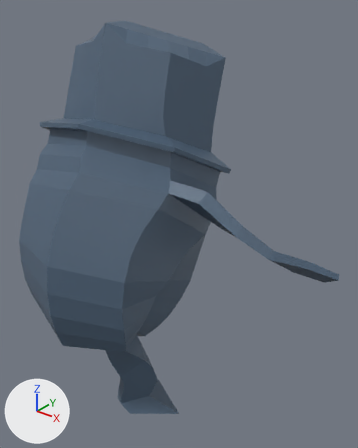
The FBX model HackNSlash0.5/Assets/Models/KnightRun.fbx: old version first, new version second.
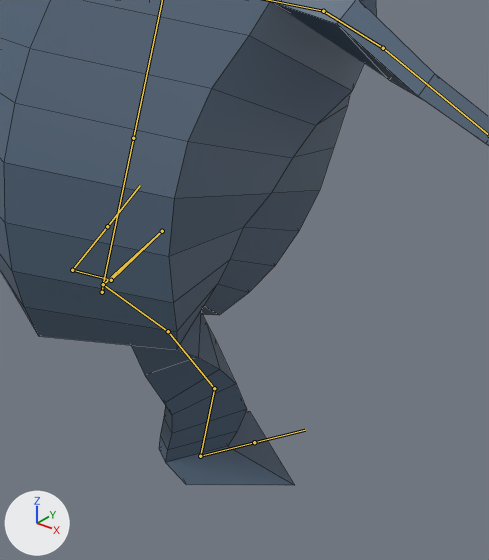
Each version appears first whole from a camera (50 mm lens) standing at (4.36, -3.63, 5.32) and looking at (0.42, 1.3, 2.27), and next in a close-up on the part from 13% to 75% of the width and 43% to 100% of the height. Lighting does not change. The marker at lower left points along +X, +Y and +Z. Both versions are drawn at frame 240 of the action 'Armature|ArmatureAction.001'; the numbers are the values there. The bones that bend it are drawn over the model as lines in the close-ups. The close-ups show mesh edges as thin lines.
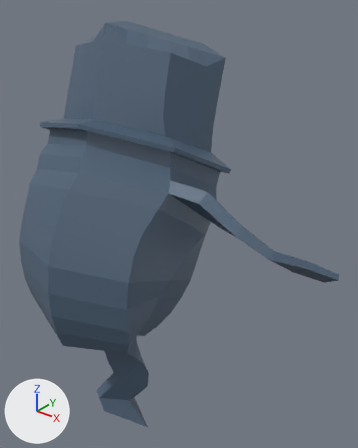
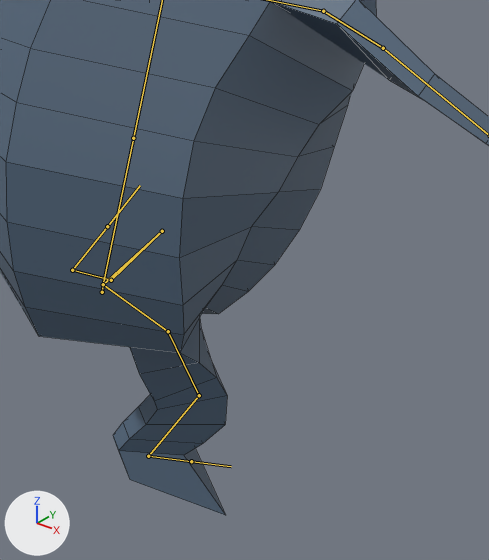
Changed parts and their boxes [x1, y1, x2, y2] in the close-ups (489 x 560 px):
'Cube', posed: before [0, 0, 489, 486]; after [0, 0, 489, 515]
bone 'Bone.018', root to tip: before (168, 331) to (214, 388); after (168, 331) to (199, 395)
bone 'Bone.019', root to tip: before (214, 388) to (200, 456); after (199, 395) to (148, 456)

What the commit changed:
Bone 'Bone.018' (bone_bone_018) turns from (-81, -52, 90) to (-77, -63, 87) degrees about its own x, y and z.
Bone 'Bone.019' (bone_bone_019) turns from (4, 1, -39) to (5, 2, -55) degrees about its own x, y and z.
